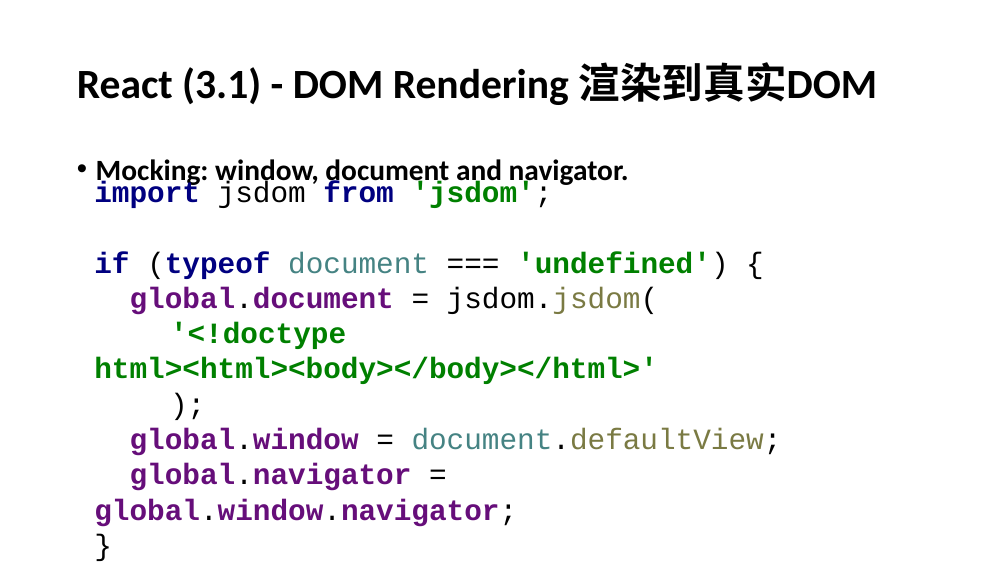
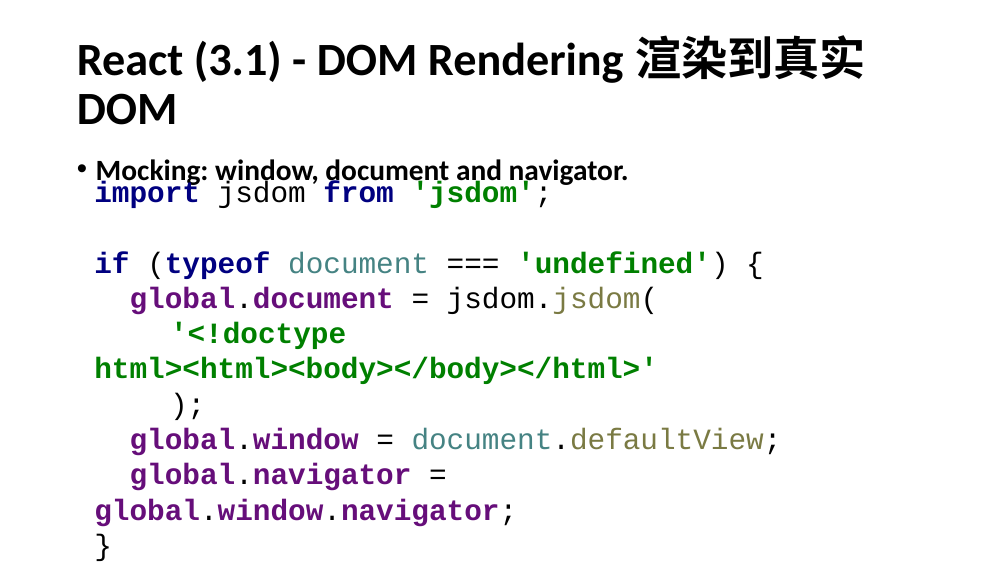
Before and after one commit to agileabc/incoming, a slide deck: slide 13 of JS Test.pptx. Drawn at 1008x567 pixels with LibreOffice and Linux fonts; fonts in the diff are those of the drawing. Boxes give left, top, right and bottom in pixels: in the first picture for what was removed or moved away, otherwise in the second. Text is boxed around its words. In the diff, an @@ line names an element or a change of style, - is before the commit and + after.

```diff
--- a/JS Test.pptx
+++ b/JS Test.pptx
@@ title "React (3.1) - DOM Rendering ..." at [77,35,866,125]: size 39.6 to 44 pt @@
```
Also in this commit, not shown: 3 other slides changed.
